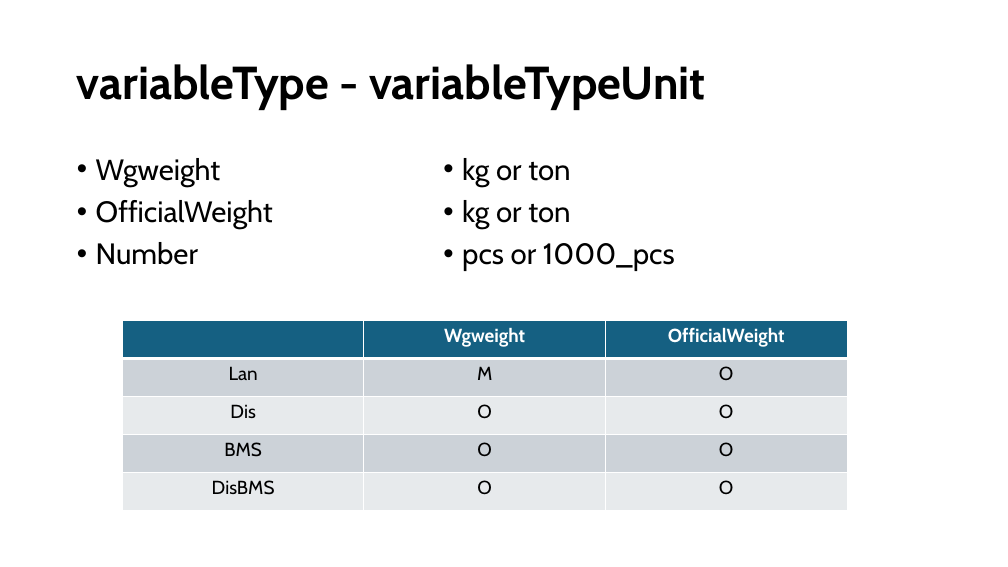
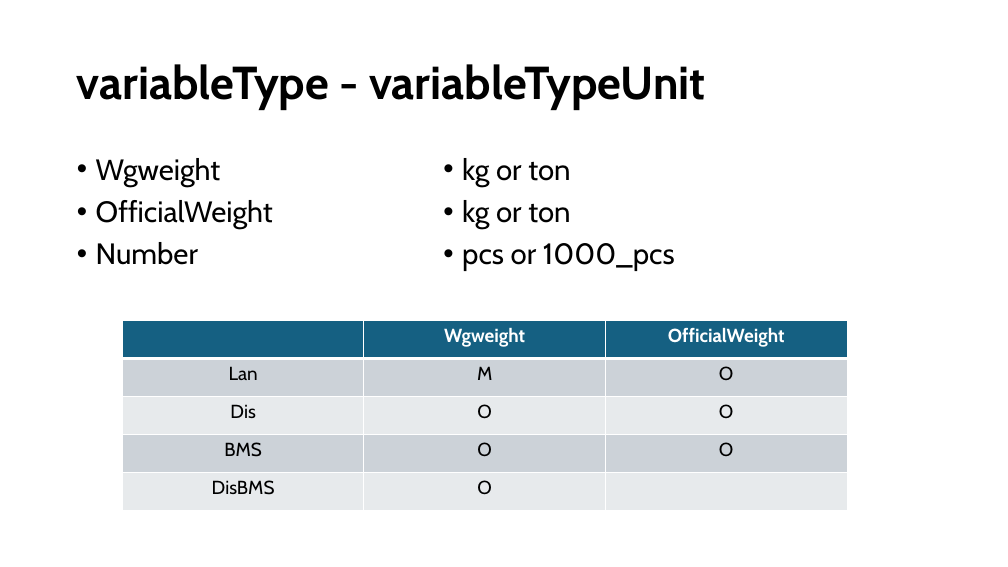
Before and after one commit to ices-tools-dev/RDBESstockCoord, a slide deck: slide 18 of WGRDBESstockCoord/format/WGRDBES-StockCoord_3th_meeting_2025_format.pptx. Drawn at 1008x567 pixels with LibreOffice and Linux fonts; fonts in the diff are those of the drawing. Boxes give left, top, right and bottom in pixels: in the first picture for what was removed or moved away, otherwise in the second. Text is boxed around its words. In the diff, an @@ line names an element or a change of style, - is before the commit and + after.

```diff
--- a/WGRDBESstockCoord/format/WGRDBES-StockCoord_3th_meeting_2025_format.pptx
+++ b/WGRDBESstockCoord/format/WGRDBES-StockCoord_3th_meeting_2025_format.pptx
@@ table at [123, 321, 848, 510] @@
-row 5, column 3: O
+row 5, column 3: 
```
